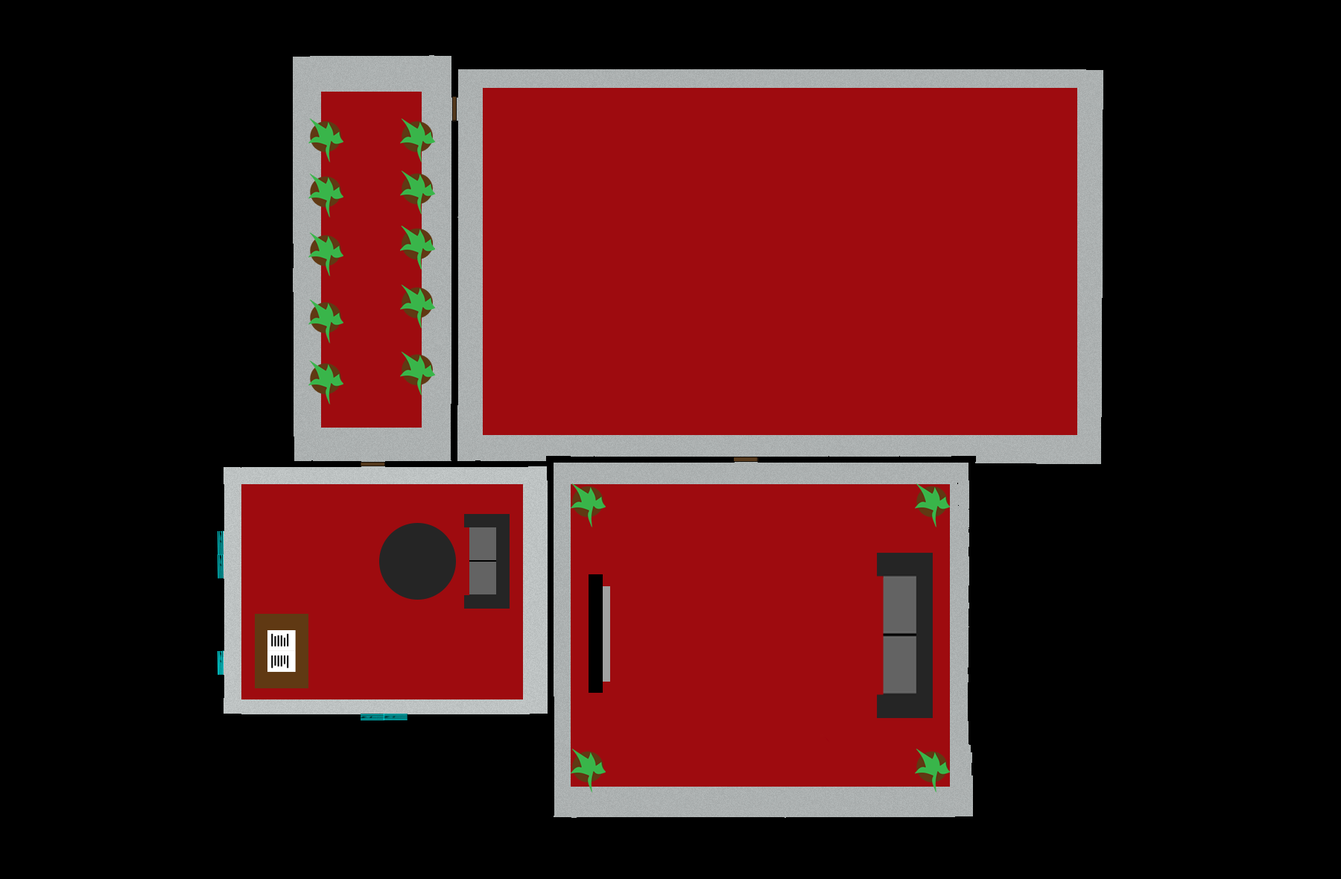
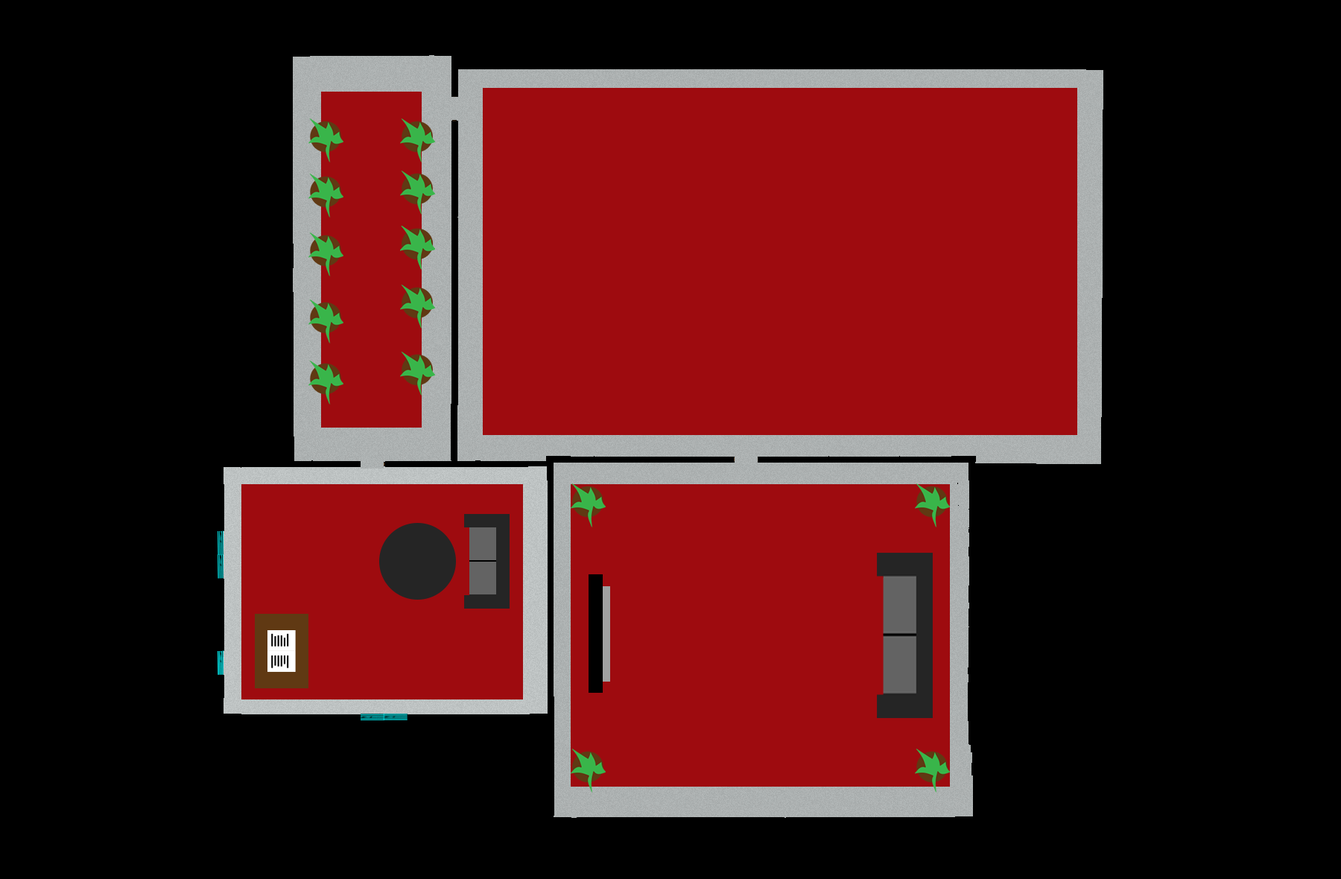
Two versions of the same layered image (1341x879). Layer-by-layer changes:
added layer "Layer 2 copy 2" above "Layer 2 copy" over (450, 96, 460, 120)
added layer "Layer 2 copy" above "Layer 2" over (360, 459, 384, 469)
added layer "Layer 2" above "Layer 1" over (734, 455, 758, 465)
painted on "Layer 1" over (825, 737, 830, 743)
